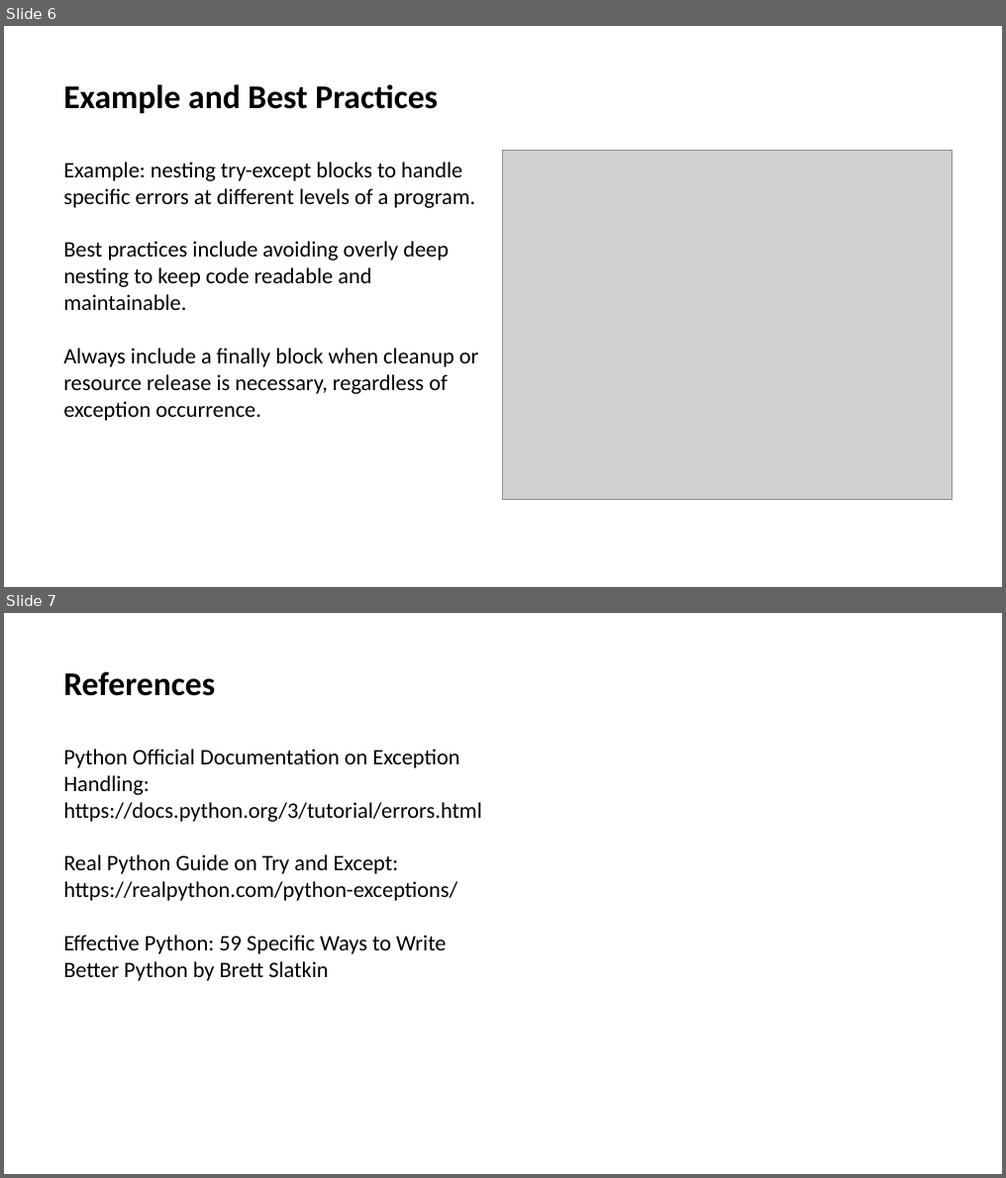
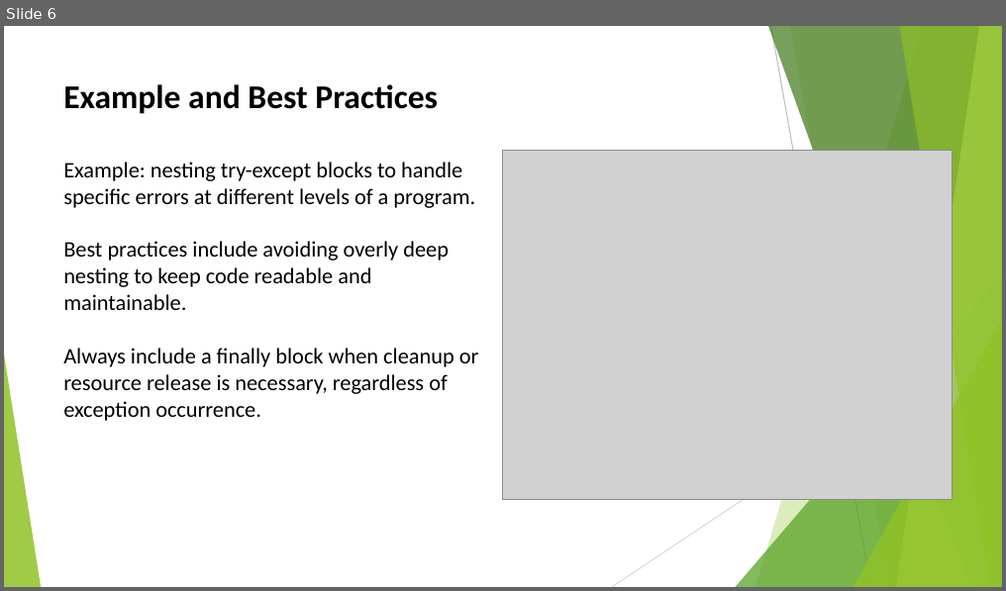
Before and after one commit to Nithin31122002/nithin, a slide deck: Nested Try Catch,except Final Block In Python.pptx. Shown one above the other, each under a label of ours: slides 6 and 7 before the commit, slide 6 after it. The pictures are 1006x1178 and 1006x591 pixels, drawn with LibreOffice and Linux fonts; fonts in the diff are those of the drawing; grey boxes stand for pictures. Boxes give left, top, right and bottom in pixels: in the first picture for what was removed or moved away, otherwise in the second. Text is boxed around its words. In the diff, an @@ line names an element or a change of style, - is before the commit and + after.

Commit message:
Nested try catch,Exception Handling
Exception handling

```diff
--- a/Nested Try Catch,except Final Block In Python.pptx
+++ b/Nested Try Catch,except Final Block In Python.pptx
@@ slide 7 removed at (4, 613, 1002, 1174), background #FFFFFF @@
@@ text removed at (63, 671, 215, 696) @@
-References
@@ text removed at (63, 749, 482, 981) @@
-Python Official Documentation on Exception Handling: https://docs.python.org/3/tutorial/errors.html
-Real Python Guide on Try and Except: https://realpython.com/python-exceptions/
-Effective Python: 59 Specific Ways to Write Better Python by Brett Slatkin
@@ slide 6 changed as well @@
@@ group added at (4, 26, 1002, 587): 5 freeform shapes, 3 triangles, 2 lines @@
```
Also in this commit, not shown: 5 other slides changed.
